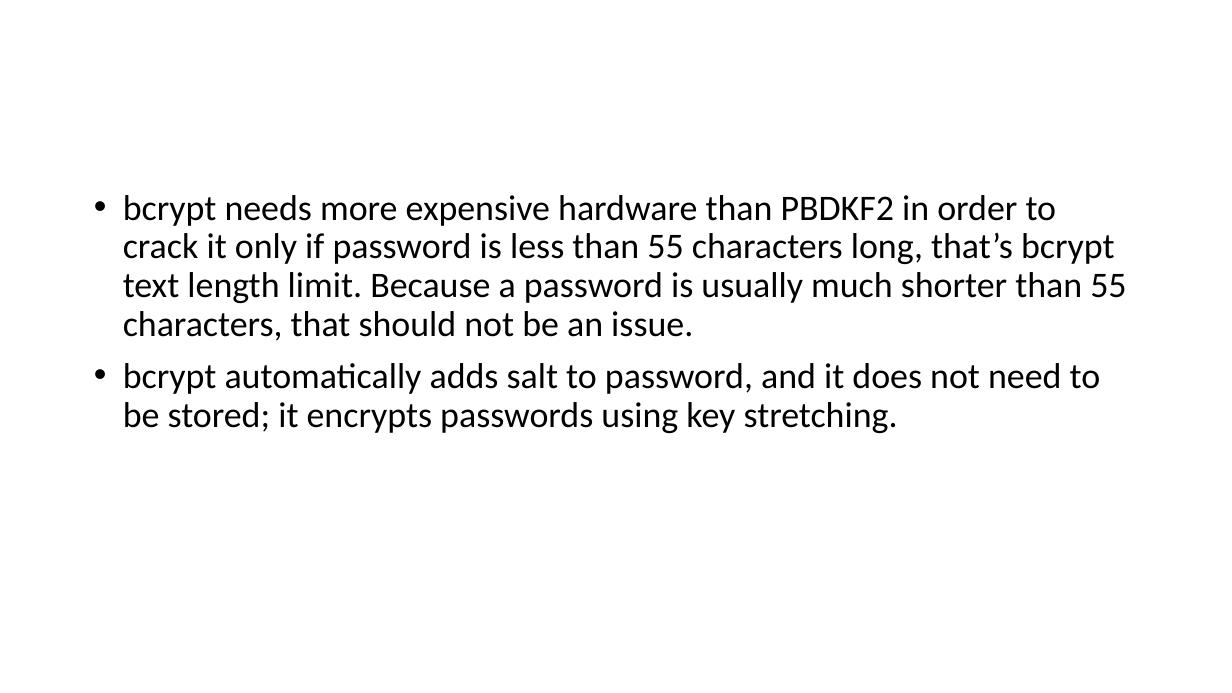
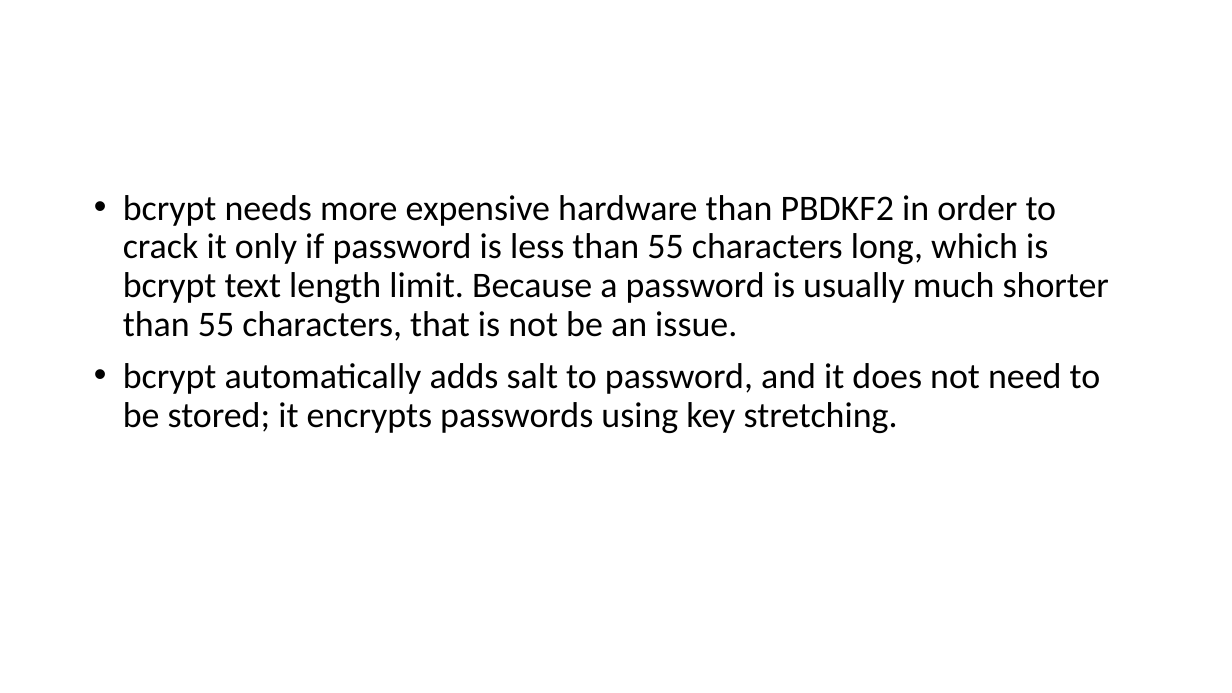
Before and after one commit to fparricelli/Encrypted-data-exchange-between-two-Arduino-boards-using-Symmetric-Encryption, a slide deck: slide 11 of Documentazione e cose così/Slide_concettuali_Luca.pptx. Drawn at 1232x693 pixels with LibreOffice and Linux fonts; fonts in the diff are those of the drawing. Boxes give left, top, right and bottom in pixels: in the first picture for what was removed or moved away, otherwise in the second. Text is boxed around its words. In the diff, an @@ line names an element or a change of style, - is before the commit and + after.

```diff
--- a/Documentazione e cose così/Slide_concettuali_Luca.pptx
+++ b/Documentazione e cose così/Slide_concettuali_Luca.pptx
@@ text at box(123, 195, 1109, 341): text changed @@
-• bcrypt needs more expensive hardware than PBDKF2 in order to crack it only if password is less than 55 characters long, that’s bcrypt text length limit. Because a password is usually much shorter than 55 characters, that should not be an issue.
+• bcrypt needs more expensive hardware than PBDKF2 in order to crack it only if password is less than 55 characters long, which is bcrypt text length limit. Because a password is usually much shorter than 55 characters, that is not be an issue.
```
Also in this commit, not shown: 3 other slides changed, 5 other files.
